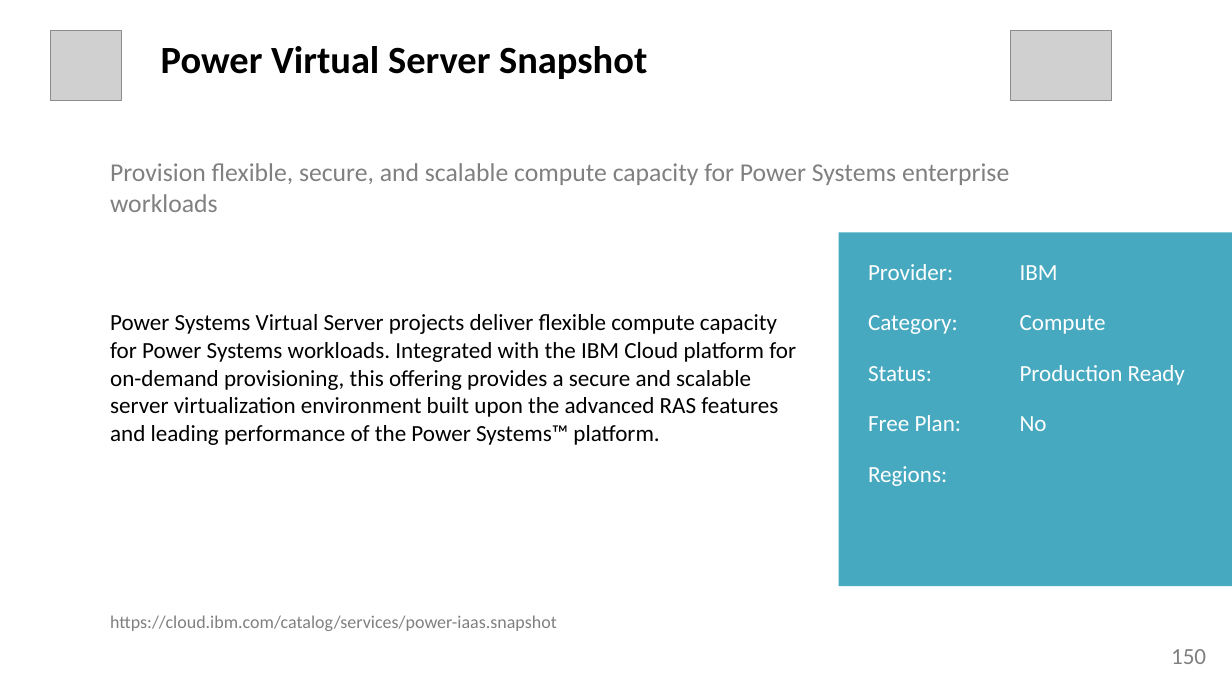
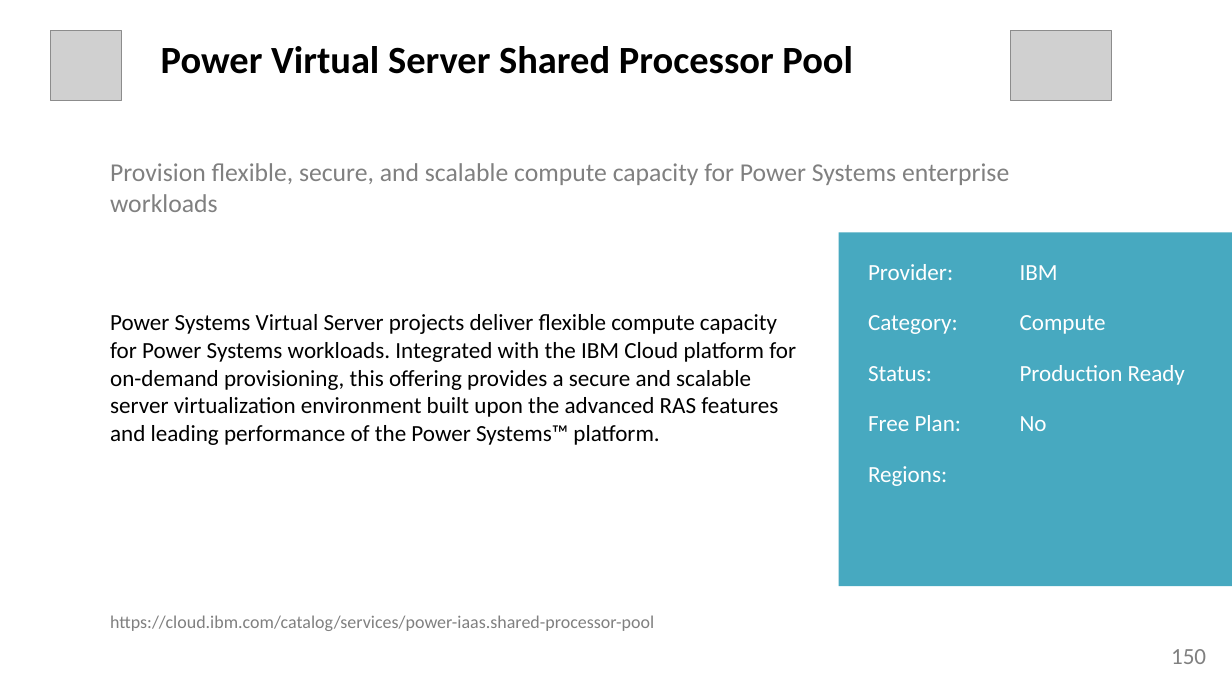
Before and after one commit to l2fprod/mycatalog, a slide deck: slide 150 of docs/generated/mycatalog.pptx. Drawn at 1232x693 pixels with LibreOffice and Linux fonts; fonts in the diff are those of the drawing; grey boxes stand for pictures. Boxes give left, top, right and bottom in pixels: in the first picture for what was removed or moved away, otherwise in the second. Text is boxed around its words. In the diff, an @@ line names an element or a change of style, - is before the commit and + after.

```diff
--- a/docs/generated/mycatalog.pptx
+++ b/docs/generated/mycatalog.pptx
@@ text at (x1=161, y1=46, x2=853, y2=74): text changed @@
-Power Virtual Server Snapshot
+Power Virtual Server Shared Processor Pool
@@ text at (x1=110, y1=615, x2=654, y2=631): text changed @@
-https://cloud.ibm.com/catalog/services/power-iaas.snapshot
+https://cloud.ibm.com/catalog/services/power-iaas.shared-processor-pool
```
Also in this commit, not shown: 153 other slides changed, 1 slide added, 1 slide removed, 7 other files.
